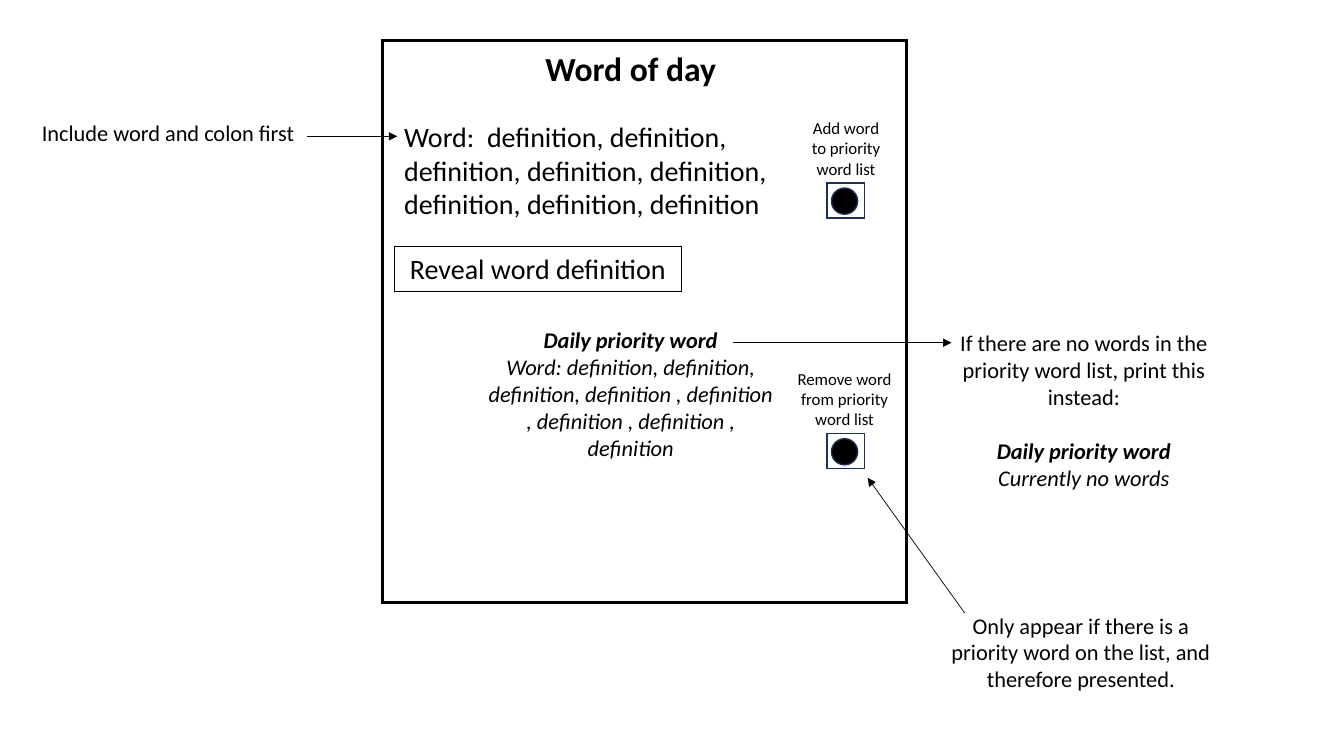
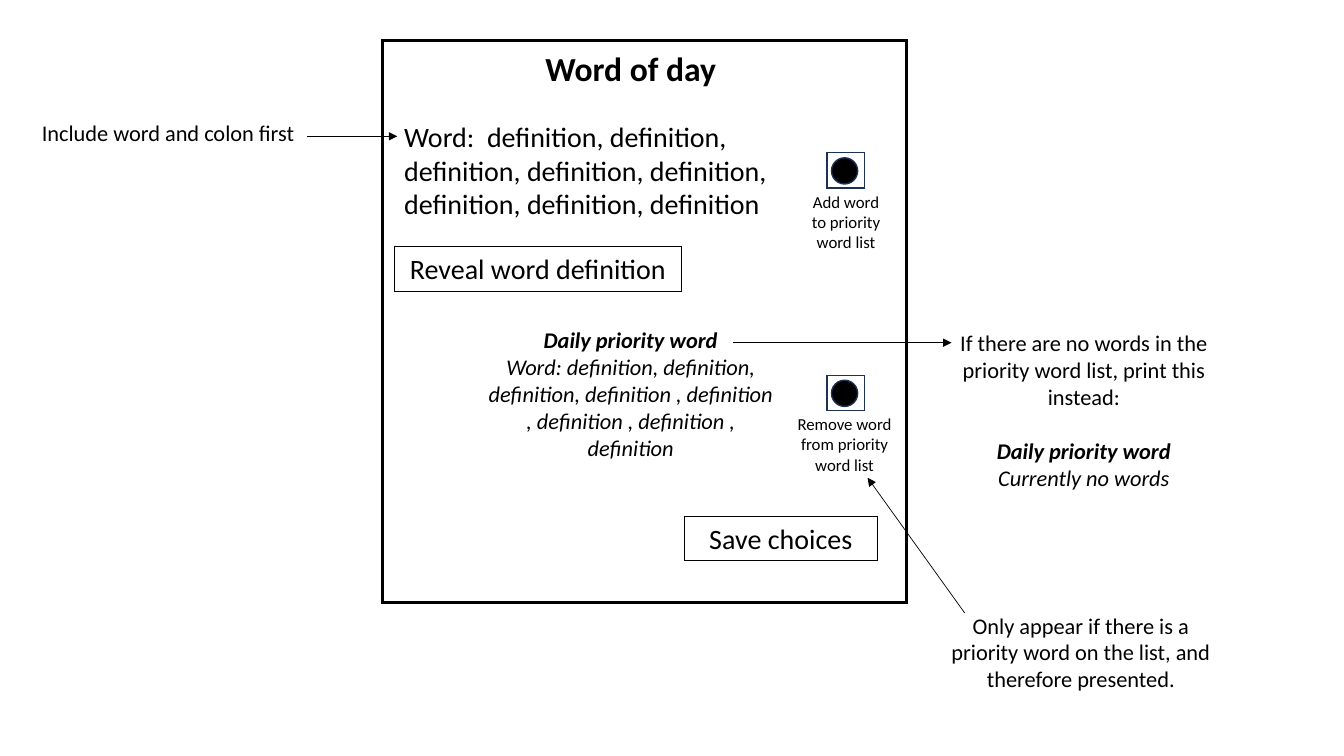
Before and after one commit to timbob04/DailyWordDefinition, a slide deck: slide 3 of extra/design.pptx. Drawn at 1344x756 pixels with LibreOffice and Linux fonts; fonts in the diff are those of the drawing. Boxes give left, top, right and bottom in pixels: in the first picture for what was removed or moved away, otherwise in the second. Text is boxed around its words. In the diff, an @@ line names an element or a change of style, - is before the commit and + after.

```diff
--- a/extra/design.pptx
+++ b/extra/design.pptx
@@ rectangle: place and size @@
-rectangle at bbox=[827, 184, 864, 219]
+rectangle at bbox=[827, 153, 864, 189]
@@ ellipse: place and size @@
-ellipse at bbox=[832, 189, 858, 215]
+ellipse at bbox=[832, 158, 858, 185]
@@ text "Add word to priority word ...": place and size @@
-text "Add word to priority word ..." at bbox=[812, 122, 880, 175]
+text "Add word to priority word ..." at bbox=[812, 196, 880, 248]
@@ rectangle: place and size @@
-rectangle at bbox=[827, 434, 864, 469]
+rectangle at bbox=[827, 375, 864, 410]
@@ ellipse: place and size @@
-ellipse at bbox=[832, 439, 858, 465]
+ellipse at bbox=[832, 380, 858, 406]
@@ text "Remove word from priority word ...": place and size @@
-text "Remove word from priority word ..." at bbox=[798, 373, 891, 425]
+text "Remove word from priority word ..." at bbox=[798, 418, 891, 471]
@@ rectangle added at bbox=[685, 516, 878, 561], outline #000000 0.75 pt, 20 pt, text #000000 @@
+Save choices
```
Also in this commit, not shown: 7 other files.
